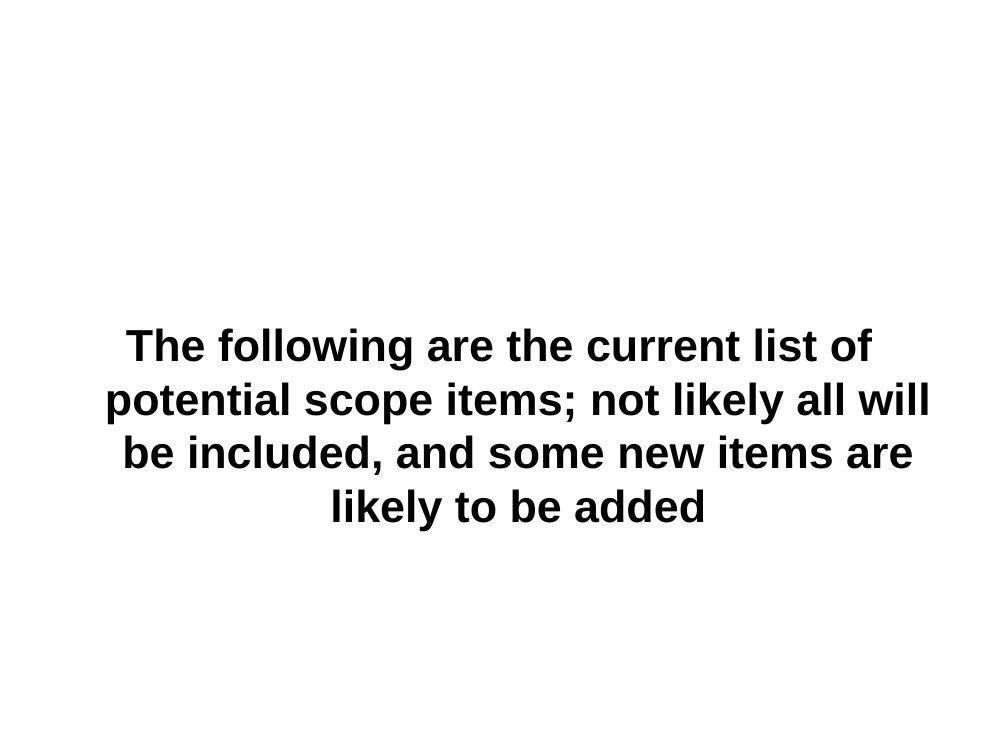
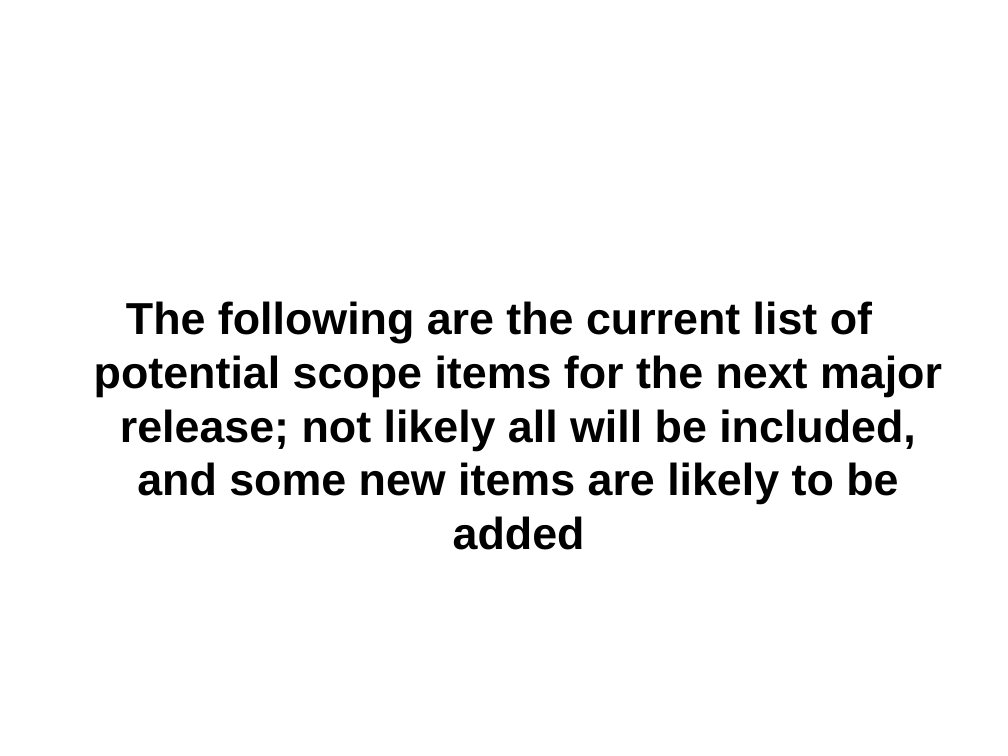
Before and after one commit to NCIP/cagrid-portal, a slide deck: slide 5 of cagrid-1-0/Documentation/presentations/200708_VCDE_ARCH/20070806_Day1_Future_Planning.ppt. Drawn at 1008x756 pixels with LibreOffice and Linux fonts; fonts in the diff are those of the drawing; background and template pictures are left out. Boxes give left, top, right and bottom in pixels: in the first picture for what was removed or moved away, otherwise in the second. Text is boxed around its words. In the diff, an @@ line names an element or a change of style, - is before the commit and + after.

```diff
--- a/cagrid-1-0/Documentation/presentations/200708_VCDE_ARCH/20070806_Day1_Future_Planning.ppt
+++ b/cagrid-1-0/Documentation/presentations/200708_VCDE_ARCH/20070806_Day1_Future_Planning.ppt
@@ text at bbox=[94, 301, 942, 550]: text changed @@
-The following are the current list of potential scope items; not likely all will be included, and some new items are likely to be added
+The following are the current list of potential scope items for the next major release; not likely all will be included, and some new items are likely to be added
```
Also in this commit, not shown: 1 other file.
